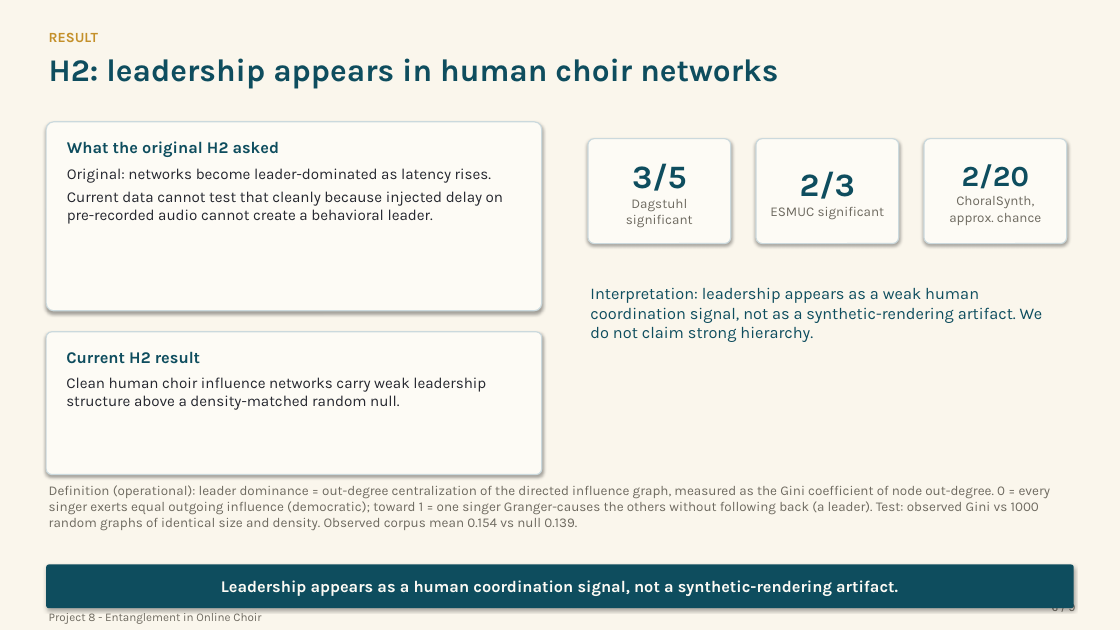
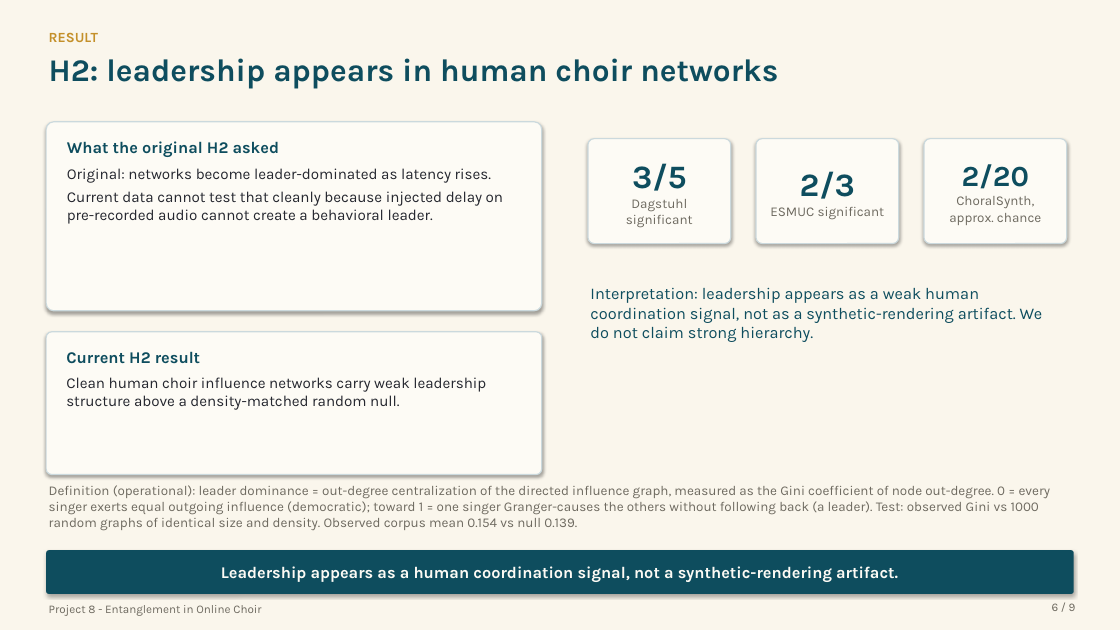
Before and after one commit to Zuraiz270/networked-choir-entanglement, a slide deck: slide 6 of output/jul09_status_meeting_vi.pptx. Drawn at 1120x630 pixels with LibreOffice and Linux fonts; fonts in the diff are those of the drawing. Boxes give left, top, right and bottom in pixels: in the first picture for what was removed or moved away, otherwise in the second. Text is boxed around its words. In the diff, an @@ line names an element or a change of style, - is before the commit and + after.

```diff
--- a/output/jul09_status_meeting_vi.pptx
+++ b/output/jul09_status_meeting_vi.pptx
@@ rounded rectangle "Leadership appears as a human ...": place and size @@
-rounded rectangle "Leadership appears as a human ..." at [46,565,1074,608]
+rounded rectangle "Leadership appears as a human ..." at [46,550,1074,594]
@@ text "Project 8 - Entanglement in ...": place and size @@
-text "Project 8 - Entanglement in ..." at [49,610,261,624]
+text "Project 8 - Entanglement in ..." at [49,605,261,616]
```
Also in this commit, not shown: 8 other slides changed, 1 other file.
